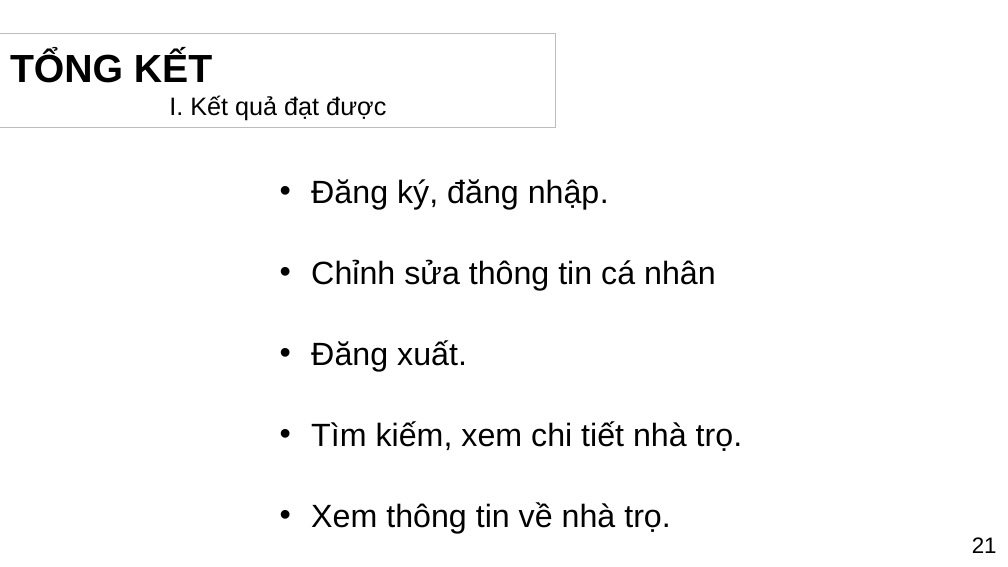
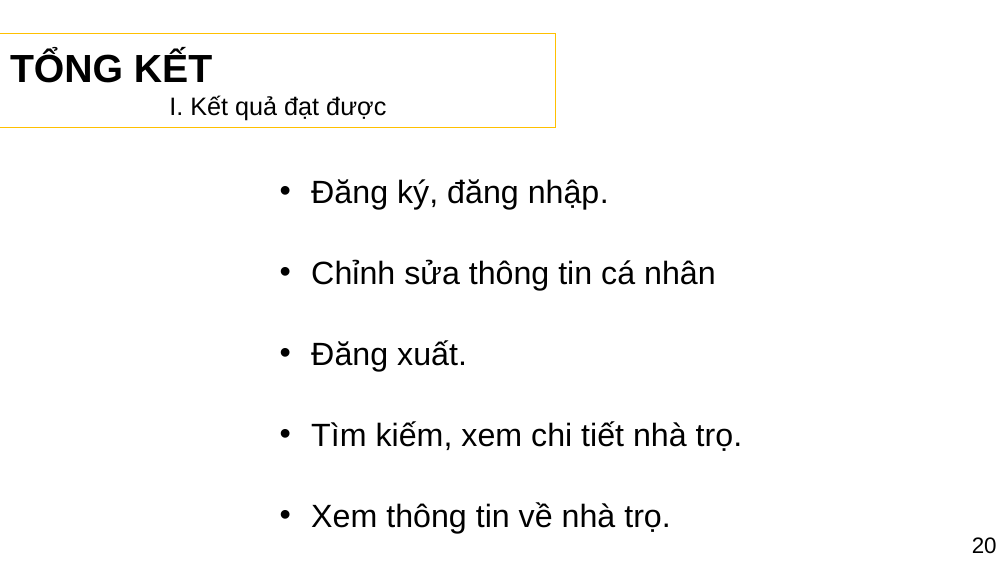
Before and after one commit to PhamHuynhThanhLam/Website_tim_kiem_dang_tin_nha_tro, a slide deck: slide 21 of PPTLCN.pptx (slide 22 before the commit). Drawn at 1008x567 pixels with LibreOffice and Linux fonts; fonts in the diff are those of the drawing; background and template pictures are left out. Boxes give left, top, right and bottom in pixels: in the first picture for what was removed or moved away, otherwise in the second. Text is boxed around its words. In the diff, an @@ line names an element or a change of style, - is before the commit and + after.

```diff
--- a/PPTLCN.pptx
+++ b/PPTLCN.pptx
@@ text at (972, 537, 997, 554): text changed @@
-21
+20
```
Also in this commit, not shown: 13 other slides changed, 3 slides added, 1 slide removed.
